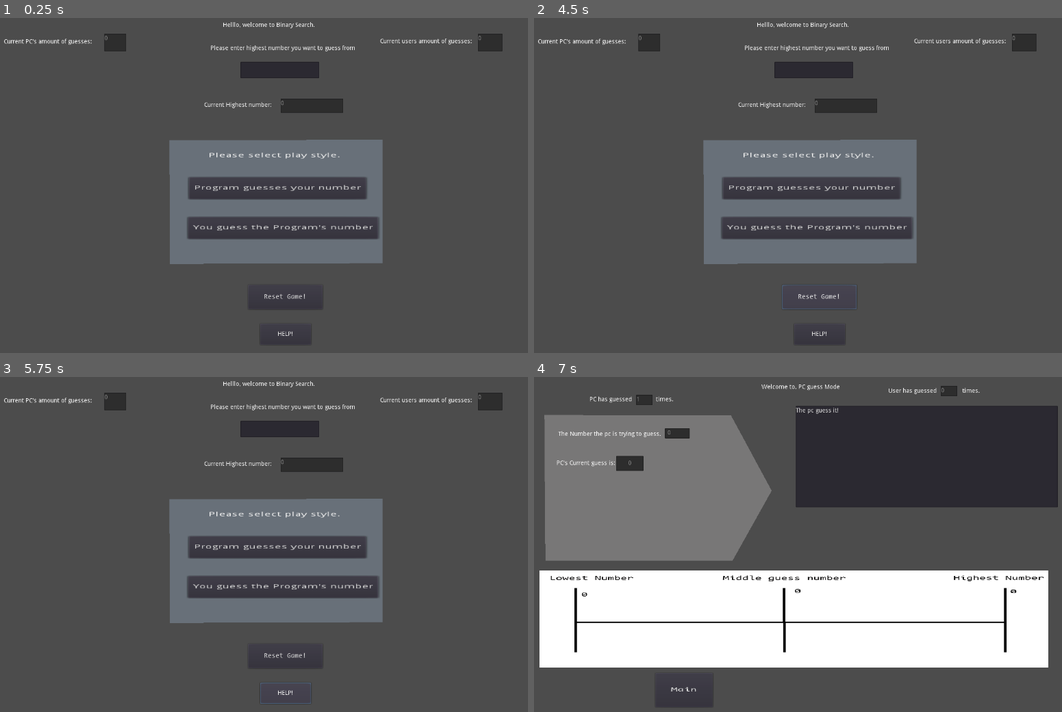
Above: before the commit, frames 1-4 (two rows, left to right).
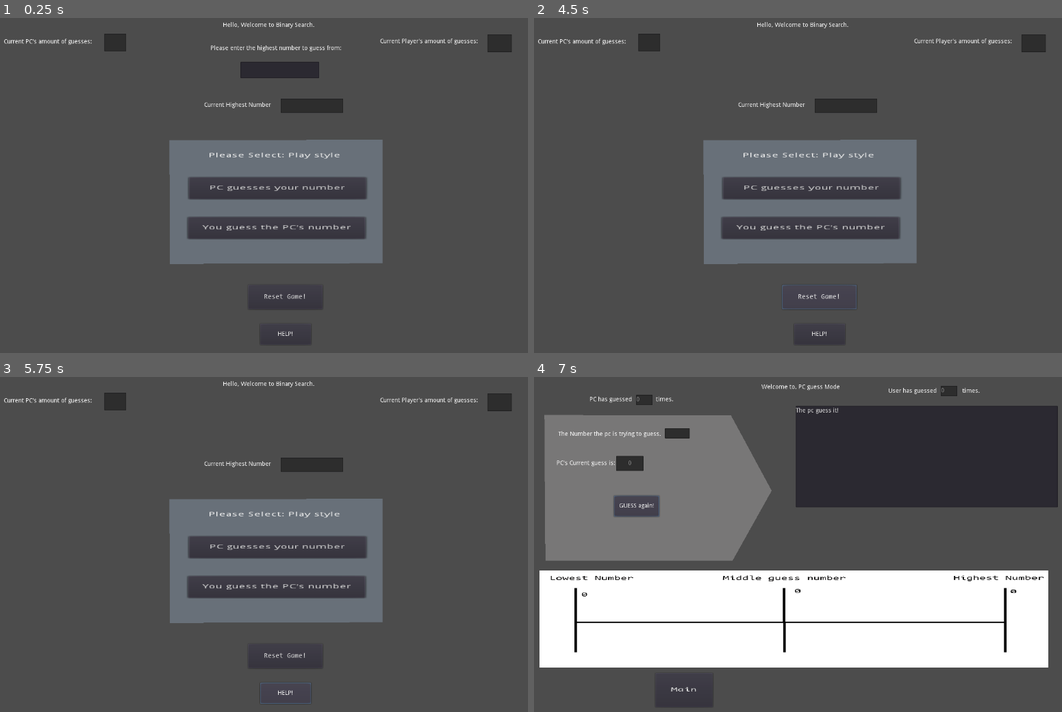
Above: after the commit, the same moments.

Repository: christyganger/Tutor
Game: Godot game, scene res://Main.tscn
The game is run twice, just before and just after one commit, with the same random seed, the same clock (stepped at 60 frames per second) and the same inputs.
Inputs (mouse positions are in pixels of both pictures, inside the frame that each line leads up to):
- Up to frame 1 (0.25 s): no input
- Up to frame 2 (4.5 s): click "Program guesses your number" (after the commit: "PC guesses your number") at 0.5 s; click "Main" at 1.25 s; click "You guess the Program's number" (after the commit: "You guess the PC's number") at 2 s; click (903, 162) at 2.77 s; type "Alex" at 2.85 s; click (671, 145) at 3 s; type "Alex" at 3.08 s; click "Main" at 3.5 s; click "Reset Game!" at 4.25 s
- Up to frame 3 (5.75 s): click "HELP!" at 5 s
- Up to frame 4 (7 s): click "Program guesses your number" (after the commit: "PC guesses your number") at 5.75 s; click "GUESS again!" at 6.5 s

The runs differ from the first frame. In frame 1, 1.3% of the frame differs, in the area x 19-97%, y 1-67%; in frame 2, 2.1%; in frame 3, 2.1%; in frame 4, 0.6%.
Error after the commit: Invalid get index 'user_input_highest' (on base: 'Node (global.gd)'). (res://pc_guess_main.gd:22)

Commit message:
1/112018
haha

Diff:
--- a/binary_search/Main.gd
+++ b/binary_search/Main.gd
@@ -1,19 +1,54 @@
 extends Control
 
 # Get node
+#const string table
+const out_main_welcome_dialog = "Hello, Welcome to Binary Search.";
+const out_main_current_pc_guess_amount_dialog = "Current PC's amount of guesses:";
+const out_main_current_user_guess_amount_dialog = "Current Player's amount of guesses:";
+const out_main_highest_guess_in_number_dialog ="Please enter the highest number to guess from:";
+const out_main_current_highest_num_dialog = "Current Highest Number";
+const out_main_button_primary_gameplay_style_dialog = "Please Select: Play style";
+const out_main_button_1_program_guesses_dialog = "PC guesses your number";
+const out_main_button_2_user_guesses_dialog = "You guess the PC's number";
+const out_main_button_3_reset_dialog = "Reset Game!";
+const out_main_button_4_help_dialog = "HELP!";
 
-onready var highest_number_textbox = get_node("user_input_highest/user_highest_declare")
-onready var highest_number_current = get_node("current_number/TextEdit")
-onready var user_current_guess = get_node("user_guesses_current/current__user_guesses_textbox")
-onready var pc_current_guess = get_node("pc_guesses_current/current_pc_guesses")
-onready var label_user_input = get_node("user_input_highest")
+#alias variables
+onready var in_main_highest_guess_in_number_box = get_node("out_main_highest_guess_in_number/in_main_highest_guess_in_number")
+onready var in_main_current_highest_num_box = get_node("out_main_highest_guess_in_number/in_main_highest_guess_in_number")
+onready var in_main_current_user_guess_amount_box = get_node("out_main_current_user_guess_amount/in_main_current_user_guess_amount")
+onready var in_main_current_pc_guess_amount_box = get_node("out_main_current_pc_guess_amount/in_main_current_pc_guess_amount")
+onready var out_main_button_4_help = get_node("out_main_button_4_help")
+onready var out_main_button_3_reset = get_node("out_main_button_3_reset")
+onready var out_main_button_2_user_guess = get_node("out_main_button_box/out_main_button_primary_gameplay_style/out_main_button_2_user_guesses")
+onready var out_main_button_1_program_guesses = get_node("out_main_button_box/out_main_button_primary_gameplay_style/out_main_button_1_program_guesses")
+onready var out_main_button_primary_gameplay_style = get_node("out_main_button_box/out_main_button_primary_gameplay_style")
+onready var out_main_current_highest_num = get_node("out_main_current_highest_num")
+onready var out_main_highest_guess_in_number = get_node("out_main_highest_guess_in_number")
+onready var out_main_current_user_guess_amount = get_node("out_main_current_user_guess_amount")
+onready var out_main_current_pc_guess_amount = get_node("out_main_current_pc_guess_amount")
+onready var out_main_welcome = get_node("out_main_welcome")
 const DefaultManager = preload("pc_guess_main.gd") # Relative path
 onready var default_manager = DefaultManager.new()
+#prototype
 
 
 func _ready():
-	get_node("Polygon2D/Label/Buttonguessmain").set_text("You guess the Program's number")
-	get_node("Polygon2D/Label/Buttonpcfiguremain").set_text("Program guesses your number")
+	var in_main_variables = [0,0,0,0]
+	# in_main_highest_guess_in_number = 0;
+	# in_main_current_highest_num = 1;
+	# in_main_current_pc_guess_amount = 2;
+	# in_main_current_user_guess_amount = 3;
+	out_main_welcome.set_text(out_main_welcome_dialog)
+	out_main_current_pc_guess_amount.set_text(out_main_current_pc_guess_amount_dialog)
+	out_main_current_user_guess_amount.set_text(out_main_current_user_guess_amount_dialog)
+	out_main_highest_guess_in_number.set_text(out_main_highest_guess_in_number_dialog)
+	out_main_current_highest_num.set_text(out_main_current_highest_num_dialog)
+	out_main_button_primary_gameplay_style.set_text(out_main_button_primary_gameplay_style_dialog)
+	out_main_button_1_program_guesses.set_text(out_main_button_1_program_guesses_dialog)
+	out_main_button_2_user_guess.set_text(out_main_button_2_user_guesses_dialog)
+	out_main_button_3_reset.set_text(out_main_button_3_reset_dialog)
+	out_main_button_4_help.set_text(out_main_button_4_help_dialog)
 	default_manager.Run_code(10)
 	#global.user_input_highest
 func _on_Buttonpcfiguremain_pressed():
@@ -37,13 +72,14 @@
 
 func _process(delta):
 
-	highest_number_current.set_text(String(global.user_input_highest))
-	user_current_guess.set_text(String(global.amount_of_user_guesses))
-	pc_current_guess.set_text(String(global.guess_count))
+
+
+
 	if (global.text_change_flag == 1):
-		label_user_input.set_visible(false)
+		out_main_highest_guess_in_number.set_visible(false)
 	else:
-		label_user_input.set_visible(true)
+		out_main_highest_guess_in_number.set_visible(true)
+
 #	# Called every frame. Delta is time since last frame.
 #	# Update game logic here.
 	pass
@@ -51,16 +87,25 @@
 
 
 
-func _on_button_reset_count_pressed():
+func _on_button_reset_count_pressed(in_main_variables):
 	global.text_change_flag = 0
-	global.user_input_highest = 0
-	global.guess_count = 0
-	global.amount_of_user_guesses = 0
+	in_main_variables[0] = 0;
+	in_main_variables[1] = 0;
+	in_main_variables[2] = 0;
+	in_main_variables[3] = 0;
 	pass # replace with function body
 
 
-func _on_user_highest_declare_text_changed(new_text):
-	global.user_input_highest = int(highest_number_textbox.get_text())
-	if (global.user_input_highest >= 1):
-		global.randomnumber = int(rand_range(1,global.user_input_highest))
+
+
+func _on_in_main_current_highest_num_text_changed(in_main_variables):
+	in_main_current_highest_num_box.set_text(in_main_variables[1])
+
 	pass # replace with function body
+
+
+func _on_in_main_highest_guess_in_number_text_changed(in_main_variables):
+	in_main_variables[1] = in_main_current_highest_num_box.get_text()
+	if (in_main_variables[1]  >= 1):
+		global.randomnumber = int(rand_range(1, in_main_variables[1] ))
+	pass # replace with function body
--- a/binary_search/Main.tscn
+++ b/binary_search/Main.tscn
@@ -34,7 +34,7 @@
 script = ExtResource( 1 )
 _sections_unfolded = [ "Anchor", "Margin" ]
 
-[node name="Label" type="Label" parent="." index="0"]
+[node name="out_main_welcome" type="Label" parent="." index="0"]
 
 anchor_left = 0.0
 anchor_top = 0.0
@@ -50,12 +50,11 @@
 mouse_default_cursor_shape = 0
 size_flags_horizontal = 1
 size_flags_vertical = 4
-text = "Helllo, welcome to Binary Search."
 percent_visible = 1.0
 lines_skipped = 0
 max_lines_visible = -1
 
-[node name="Polygon2D" type="Polygon2D" parent="." index="1"]
+[node name="out_main_button_box" type="Polygon2D" parent="." index="1"]
 
 position = Vector2( 377.541, 263.108 )
 scale = Vector2( 2, 1 )
@@ -73,7 +72,7 @@
 invert_border = 100.0
 _sections_unfolded = [ "Transform", "Visibility" ]
 
-[node name="Label" type="Label" parent="Polygon2D" index="0"]
+[node name="out_main_button_primary_gameplay_style" type="Label" parent="out_main_button_box" index="0"]
 
 anchor_left = 0.0
 anchor_top = 0.0
@@ -89,13 +88,12 @@
 mouse_default_cursor_shape = 0
 size_flags_horizontal = 1
 size_flags_vertical = 4
-text = "Please select play style."
 align = 1
 percent_visible = 1.0
 lines_skipped = 0
 max_lines_visible = -1
 
-[node name="Buttonpcfiguremain" type="Button" parent="Polygon2D/Label" index="0"]
+[node name="out_main_button_1_program_guesses" type="Button" parent="out_main_button_box/out_main_button_primary_gameplay_style" index="0"]
 
 anchor_left = 0.0
 anchor_top = 0.0
@@ -119,7 +117,7 @@
 flat = false
 align = 1
 
-[node name="Buttonguessmain" type="Button" parent="Polygon2D/Label" index="1"]
+[node name="out_main_button_2_user_guesses" type="Button" parent="out_main_button_box/out_main_button_primary_gameplay_style" index="1"]
 
 anchor_left = 0.0
 anchor_top = 0.0
@@ -143,7 +141,7 @@
 flat = false
 align = 1
 
-[node name="user_input_highest" type="Label" parent="." index="2"]
+[node name="out_main_highest_guess_in_number" type="Label" parent="." index="2"]
 
 anchor_left = 0.0
 anchor_top = 0.0
@@ -159,13 +157,12 @@
 mouse_default_cursor_shape = 0
 size_flags_horizontal = 1
 size_flags_vertical = 4
-text = "Please enter highest number you want to guess from"
 percent_visible = 1.0
 lines_skipped = 0
 max_lines_visible = 1
 _sections_unfolded = [ "Focus", "Grow Direction", "Hint", "Margin", "Material", "Rect", "Visibility" ]
 
-[node name="user_highest_declare" type="LineEdit" parent="user_input_highest" index="0"]
+[node name="in_main_highest_guess_in_number" type="LineEdit" parent="out_main_highest_guess_in_number" index="0"]
 
 anchor_left = 0.0
 anchor_top = 0.0
@@ -188,8 +185,9 @@
 caret_blink = false
 caret_blink_speed = 0.65
 caret_position = 0
-
-[node name="current_number" type="Label" parent="." index="3"]
+_sections_unfolded = [ "Visibility" ]
+
+[node name="out_main_current_highest_num" type="Label" parent="." index="3"]
 
 anchor_left = 0.0
 anchor_top = 0.0
@@ -205,13 +203,12 @@
 mouse_default_cursor_shape = 0
 size_flags_horizontal = 1
 size_flags_vertical = 4
-text = "Current Highest number:"
 valign = 1
 percent_visible = 1.0
 lines_skipped = 0
 max_lines_visible = -1
 
-[node name="TextEdit" type="TextEdit" parent="current_number" index="0"]
+[node name="in_main_current_highest_num" type="TextEdit" parent="out_main_current_highest_num" index="0"]
 
 anchor_left = 0.0
 anchor_top = 0.0
@@ -245,7 +242,7 @@
 caret_blink_speed = 0.65
 caret_moving_by_right_click = true
 
-[node name="user_guesses_current" type="Label" parent="." index="4"]
+[node name="out_main_current_user_guess_amount" type="Label" parent="." index="4"]
 
 anchor_left = 0.0
 anchor_top = 0.0
@@ -261,22 +258,21 @@
 mouse_default_cursor_shape = 0
 size_flags_horizontal = 1
 size_flags_vertical = 4
-text = "Current users amount of guesses:"
 valign = 1
 percent_visible = 1.0
 lines_skipped = 0
 max_lines_visible = -1
 
-[node name="current__user_guesses_textbox" type="TextEdit" parent="user_guesses_current" index="0"]
-
-anchor_left = 0.0
-anchor_top = 0.0
-anchor_right = 0.0
-anchor_bottom = 0.0
-margin_left = 229.0
-margin_top = 20.0
-margin_right = 286.0
-margin_bottom = 61.0
+[node name="in_main_current_user_guess_amount" type="TextEdit" parent="out_main_current_user_guess_amount" index="0"]
+
+anchor_left = 0.0
+anchor_top = 0.0
+anchor_right = 0.0
+anchor_bottom = 0.0
+margin_left = 251.0
+margin_top = 22.0
+margin_right = 308.0
+margin_bottom = 63.0
 rect_pivot_offset = Vector2( 0, 0 )
 rect_clip_content = false
 focus_mode = 2
@@ -301,7 +297,7 @@
 caret_blink_speed = 0.65
 caret_moving_by_right_click = true
 
-[node name="pc_guesses_current" type="Label" parent="." index="5"]
+[node name="out_main_current_pc_guess_amount" type="Label" parent="." index="5"]
 
 anchor_left = 0.0
 anchor_top = 0.0
@@ -317,13 +313,12 @@
 mouse_default_cursor_shape = 0
 size_flags_horizontal = 1
 size_flags_vertical = 4
-text = "Current PC's amount of guesses:"
 valign = 1
 percent_visible = 1.0
 lines_skipped = 0
 max_lines_visible = -1
 
-[node name="current_pc_guesses" type="TextEdit" parent="pc_guesses_current" index="0"]
+[node name="in_main_current_pc_guess_amount" type="TextEdit" parent="out_main_current_pc_guess_amount" index="0"]
 
 anchor_left = 0.0
 anchor_top = 0.0
@@ -357,7 +352,7 @@
 caret_blink_speed = 0.65
 caret_moving_by_right_click = true
 
-[node name="button_reset_count" type="Button" parent="." index="6"]
+[node name="out_main_button_3_reset" type="Button" parent="." index="6"]
 
 anchor_left = 0.0
 anchor_top = 0.0
@@ -379,12 +374,11 @@
 enabled_focus_mode = 2
 shortcut = null
 group = null
-text = "Reset Game!"
 flat = false
 align = 1
 _sections_unfolded = [ "custom_fonts" ]
 
-[node name="help_button" type="Button" parent="." index="7"]
+[node name="out_main_button_4_help" type="Button" parent="." index="7"]
 
 anchor_left = 0.0
 anchor_top = 0.0
@@ -405,14 +399,15 @@
 enabled_focus_mode = 2
 shortcut = null
 group = null
-text = "HELP!"
 flat = false
 align = 1
 
-[connection signal="pressed" from="Polygon2D/Label/Buttonpcfiguremain" to="." method="_on_Buttonpcfiguremain_pressed"]
-
-[connection signal="pressed" from="Polygon2D/Label/Buttonguessmain" to="." method="_on_Buttonguessmain_pressed"]
-
-[connection signal="text_changed" from="user_input_highest/user_highest_declare" to="." method="_on_user_highest_declare_text_changed"]
-
-[connection signal="pressed" from="button_reset_count" to="." method="_on_button_reset_count_pressed"]
+[connection signal="pressed" from="out_main_button_box/out_main_button_primary_gameplay_style/out_main_button_1_program_guesses" to="." method="_on_Buttonpcfiguremain_pressed"]
+
+[connection signal="pressed" from="out_main_button_box/out_main_button_primary_gameplay_style/out_main_button_2_user_guesses" to="." method="_on_Buttonguessmain_pressed"]
+
+[connection signal="text_changed" from="out_main_highest_guess_in_number/in_main_highest_guess_in_number" to="." method="_on_in_main_highest_guess_in_number_text_changed"]
+
+[connection signal="text_changed" from="out_main_current_highest_num/in_main_current_highest_num" to="." method="_on_in_main_current_highest_num_text_changed"]
+
+[connection signal="pressed" from="out_main_button_3_reset" to="." method="_on_button_reset_count_pressed"]
--- a/binary_search/global.gd
+++ b/binary_search/global.gd
@@ -1,6 +1,4 @@
 extends Node
-var user_input_highest = 0
-var amount_of_user_guesses = 0
-var guess_count = 0 # pc guesses
+
 var randomnumber = 0
 var text_change_flag = 0
